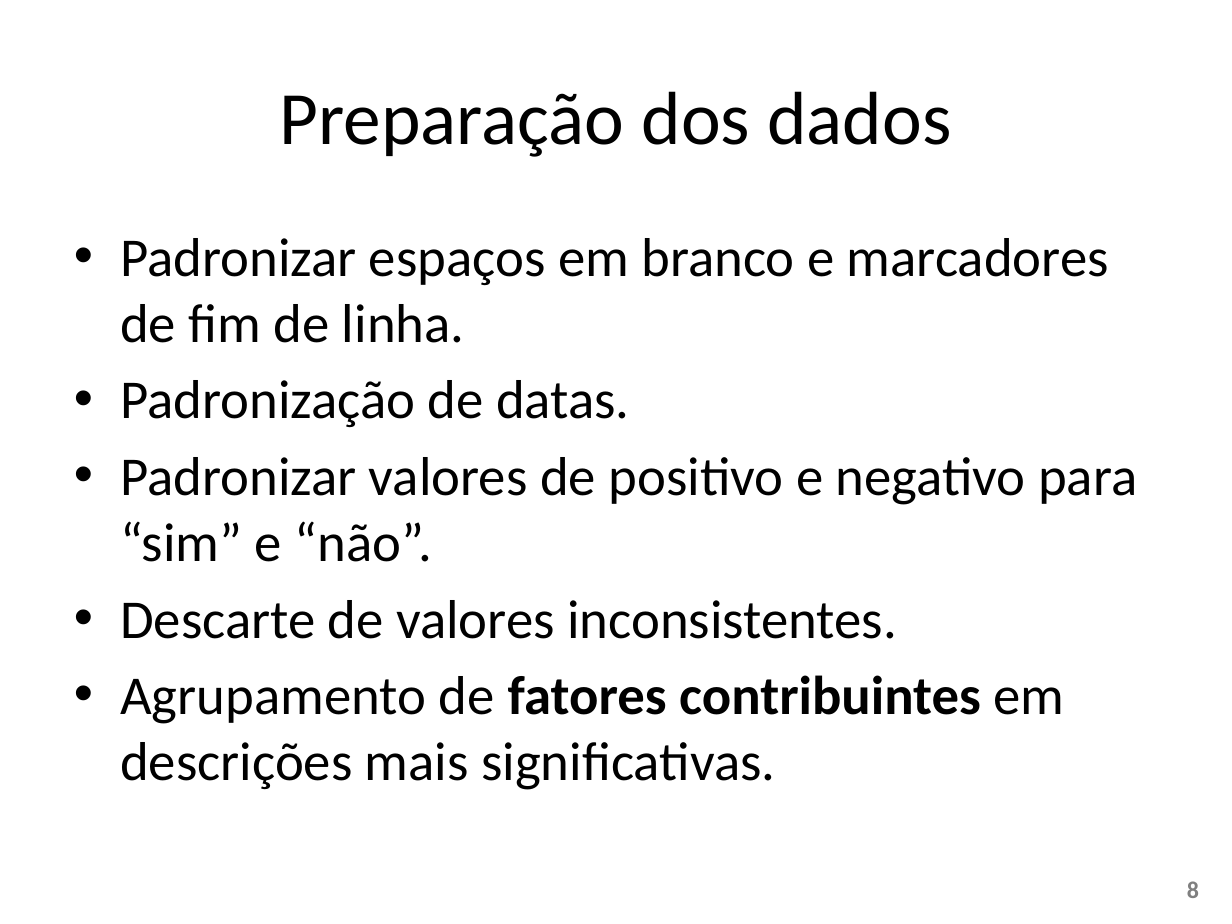
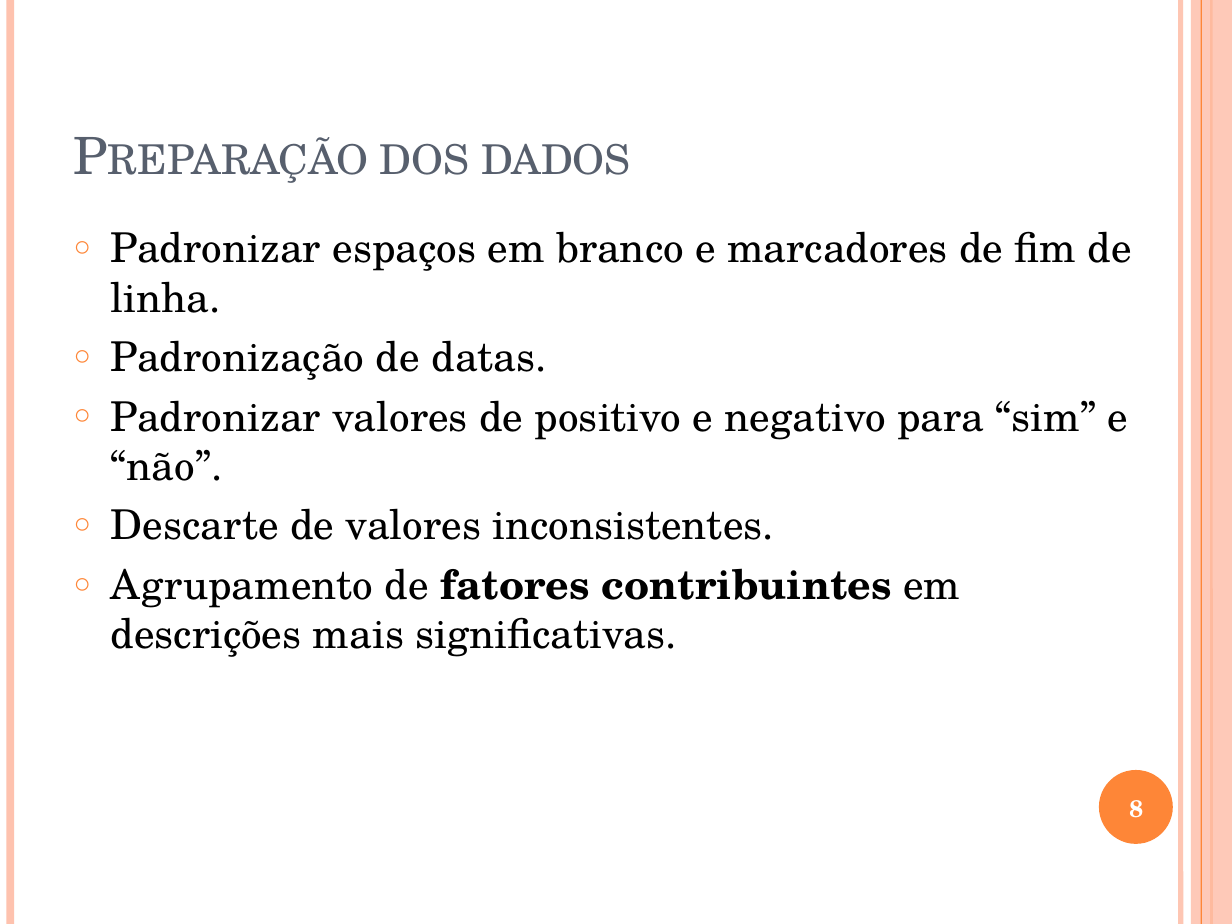
Before and after one commit to W3SS/ciencia-dados, a slide deck: slide 8 of apresentacao ciencia dados.pptx. Drawn at 1232x924 pixels with LibreOffice and Linux fonts; fonts in the diff are those of the drawing. Boxes give left, top, right and bottom in pixels: in the first picture for what was removed or moved away, otherwise in the second. Text is boxed around its words. In the diff, an @@ line names an element or a change of style, - is before the commit and + after.

```diff
--- a/apresentacao ciencia dados.pptx
+++ b/apresentacao ciencia dados.pptx
@@ line added from (10, 0) to (10, 924), #FEC3AE 4.5 pt @@
@@ line added from (1180, 0) to (1180, 924), #FEC3AE 3 pt @@
@@ rectangle added at (1191, 0, 1232, 924), fill #FEC3AE at 87% opacity @@
@@ line added from (1201, 0) to (1201, 924), #FE8637 0.75 pt @@
@@ line added from (1211, 0) to (1211, 924), #FE8637 1.5 pt @@
@@ title "Preparação dos dados" at (380, 143, 631, 175): size 44 to 30 pt, font Calibri to TeX Gyre Schola, text colour #000000 to #575F6D, small capitals on; alignment centre to left; vertical alignment middle to bottom @@
@@ text "Padronizar espaços em branco e ..." at (111, 231, 1132, 657): size 32 to 24 pt, font Calibri to TeX Gyre Schola; bullet • to ○ @@
@@ page number: place and size @@
-page number at (1187, 881, 1199, 898)
+page number at (1129, 800, 1143, 818)
@@ page number at (1129, 800, 1143, 818): font Calibri to TeX Gyre Schola, text colour #808080 to #FFFFFF; alignment right to centre @@
@@ ellipse added at (1099, 770, 1173, 844), fill #FE8637 @@
```
Also in this commit, not shown: 13 other slides changed, 1 slide added.
